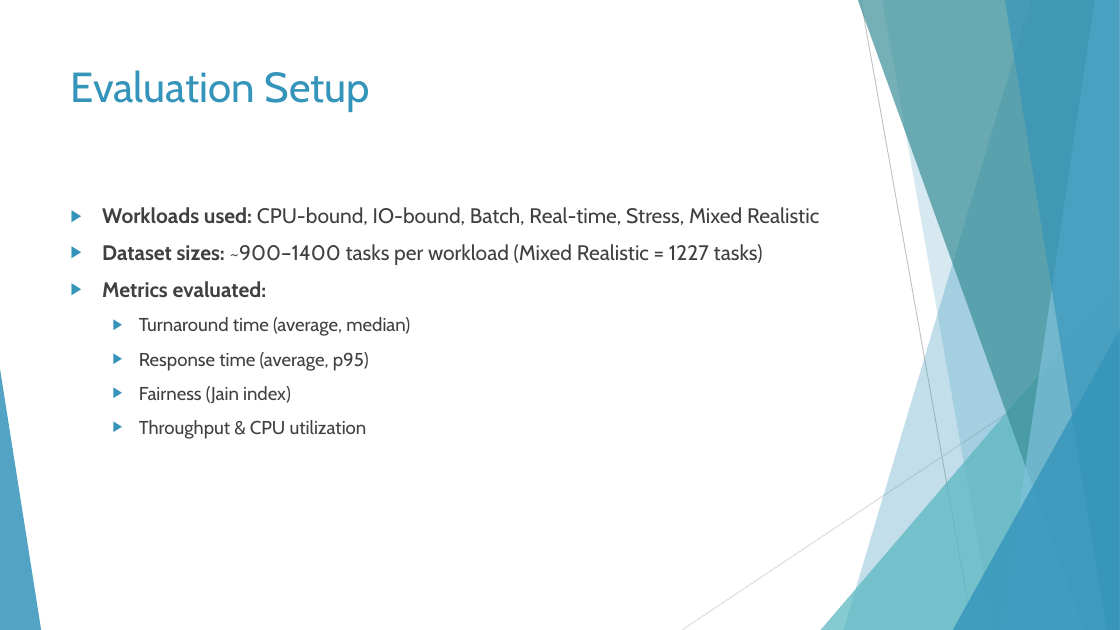
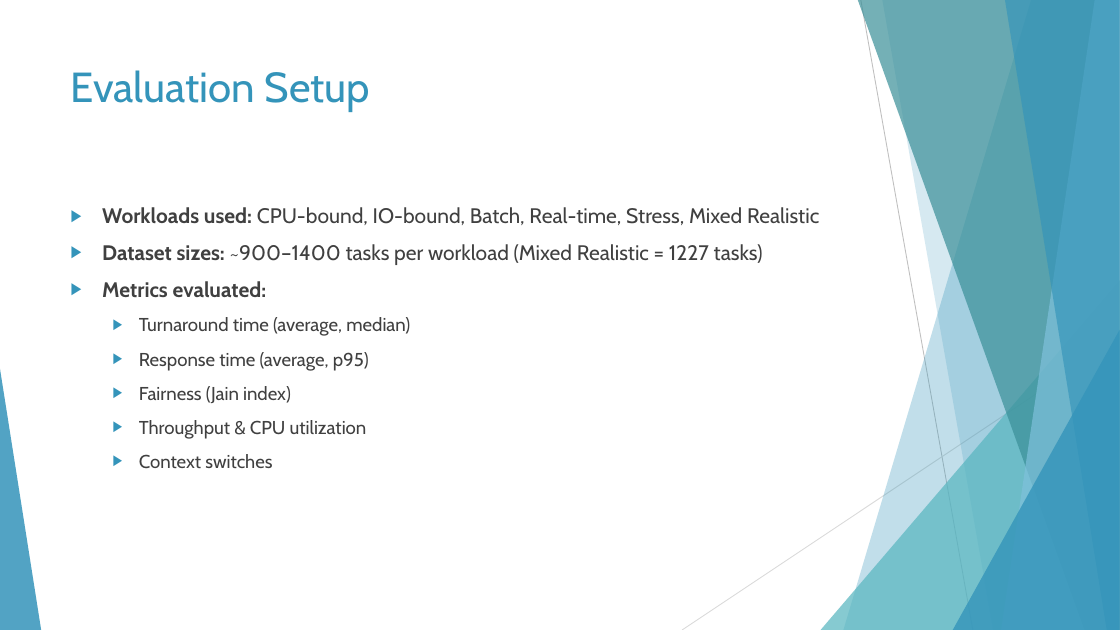
Before and after one commit to KHDhanu/AVIOS--AI-augmented-Linux-like-Scheduler, a slide deck: slide 9 of docs/presentation_slides.pptx (slide 10 before the commit). Drawn at 1120x630 pixels with LibreOffice and Linux fonts; fonts in the diff are those of the drawing. Boxes give left, top, right and bottom in pixels: in the first picture for what was removed or moved away, otherwise in the second. Text is boxed around its words. In the diff, an @@ line names an element or a change of style, - is before the commit and + after.

```diff
--- a/docs/presentation_slides.pptx
+++ b/docs/presentation_slides.pptx
@@ text at bbox=[139, 454, 272, 469]: paragraph added @@
+  ▶ Context switches
```
Also in this commit, not shown: 1 other slide changed, 1 slide added, 2 slides removed, 1 other file.
